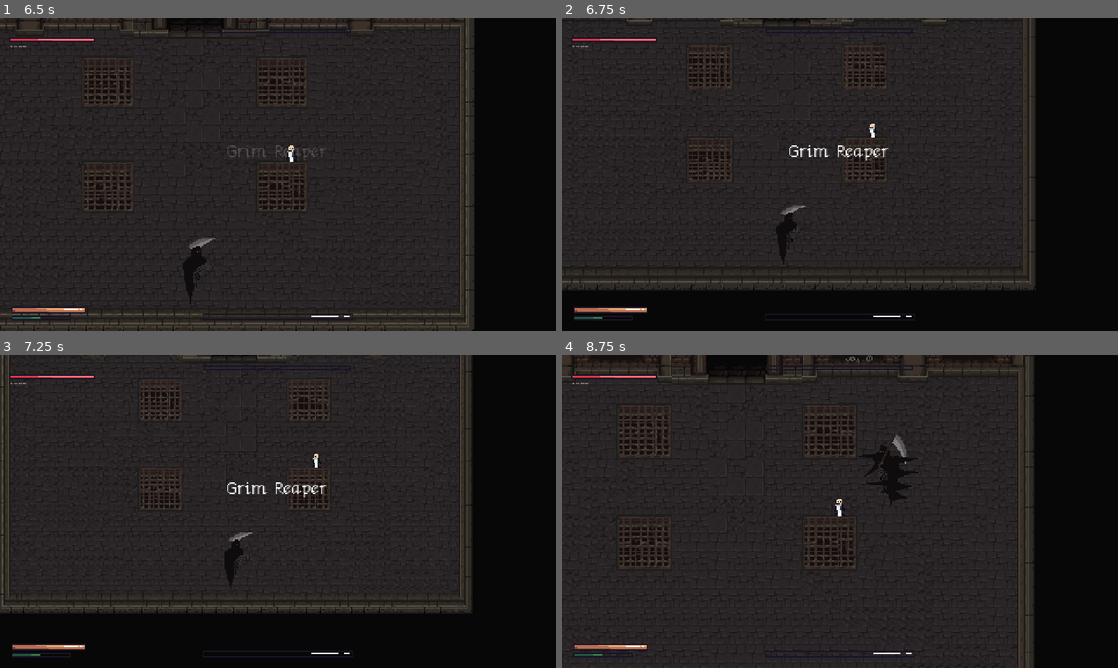
Above: before the commit, frames 1-4 (two rows, left to right).
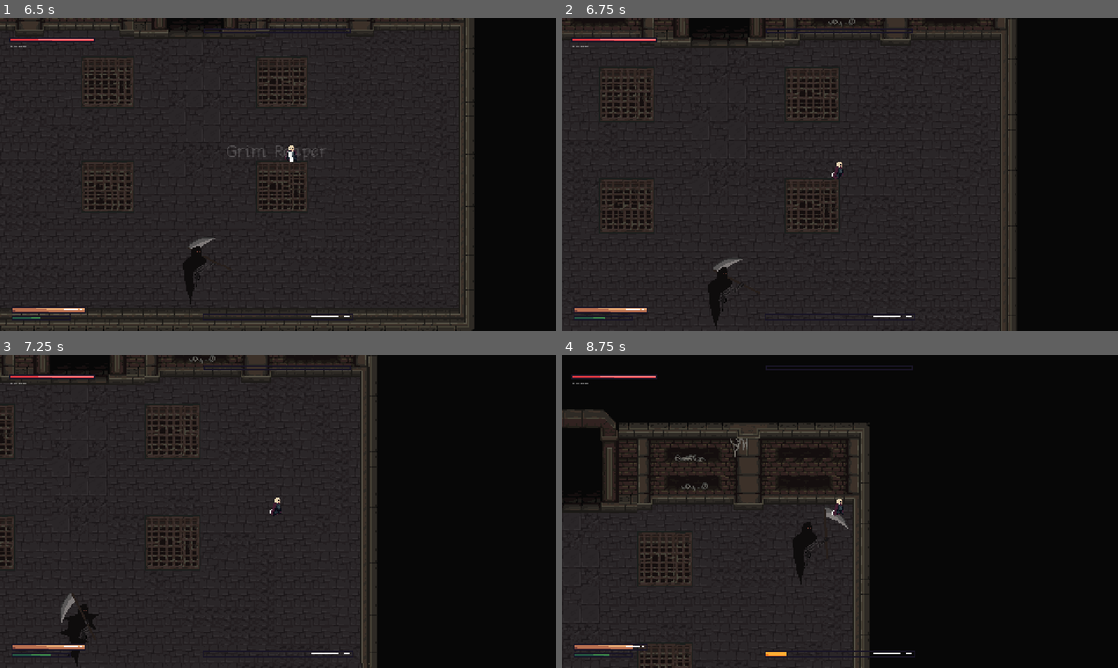
Above: after the commit, the same moments.

Repository: vyskof/parrybound
Game: Godot game, scene res://ui/main_menu.tscn
Same seed, same stepped clock (60 frames per second), same inputs: the game is played once before the commit and once after it.
Inputs (mouse positions are in pixels of both pictures, inside the frame that each line leads up to):
- Up to frame 1 (6.5 s): click "New Game" at 0.5 s; move the mouse to (400, 158) at 1.27 s; hold Right (ui_right) 1.28-2.03 s; click (400, 158) at 1.35 s; tap Space (dodge) at 1.55, 2.1, 3.8, 4.35, 6.05 s; move the mouse to (166, 190) at 2.02 s; hold Down (ui_down) 2.03-2.78 s; right-click (166, 190) at 2.3 s; move the mouse to (333, 105) at 2.77 s; hold Right (ui_right) 2.78-3.53 s; hold Right mouse button (parry) 2.78-3.53 s; click (333, 105) at 3.05 s; move the mouse to (250, 237) at 3.52 s; hold Up (ui_up) 3.53-4.28 s; click (250, 237) at 3.6 s; move the mouse to (444, 221) at 4.27 s; hold Right mouse button (parry) 4.28-5.03 s; hold Left (ui_left) 4.28-5.78 s; move the mouse to (111, 127) at 5.02 s; tap E (interact) at 5.1 s; click (111, 127) at 5.3 s; move the mouse to (305, 174) at 5.77 s; hold Down (ui_down) from 5.78 s (still down); hold Right mouse button (parry) from 5.78 s (still down)
- Up to frame 2 (6.75 s): move the mouse to (756, 96) at 6.52 s; release Down (ui_down) at 6.53 s; release Right mouse button (parry) at 6.53 s; hold Right (ui_right) from 6.53 s (still down); click (756, 96) at 6.6 s
- Up to frame 3 (7.25 s): keep holding Right (ui_right); right-click (194, 433) at 6.8 s
- Up to frame 4 (8.75 s): move the mouse to (962, 495) at 7.27 s; release Right (ui_right) at 7.28 s; hold Up (ui_up) 7.28-8.03 s; tap Space (dodge) at 7.35, 8.3 s; click (962, 495) at 7.55 s; move the mouse to (728, 527) at 8.02 s; hold Right (ui_right) from 8.03 s (still down); right-click (728, 527) at 8.1 s

Frame 1 is identical in both runs. In frame 2, 17% of the frame differs, in the area x 0-85%, y 0-100%; in frame 3, 28%; in frame 4, 41%.

Commit message:
skip animace, break armor u golema, ...

Diff:
--- a/boss - Reaper/idle.gd
+++ b/boss - Reaper/idle.gd
@@ -25,7 +25,7 @@
 	_play_intro()
 
 func _play_intro() -> void:
-	await EncounterDirector.play_intro(owner, BOSS_DISPLAY_NAME)
+	await EncounterDirector.play_intro(owner, BOSS_DISPLAY_NAME, owner.boss_id)
 	_boss_active = true
 
 func transition():
--- a/boss - golem/golem_boss.gd
+++ b/boss - golem/golem_boss.gd
@@ -1,8 +1,14 @@
 extends BossBase
 
 const Hit_effect := preload("res://effects/hit_effect.tscn")
+const ArmorBreakSparks := preload("res://effects/deflect_sparks_effect.tscn")
+
+const ARMOR_MAX_HEALTH:          float = 60.0
+const ARMOR_BREAK_POSTURE_BURST: float = 25.0
 
 var DEF: int = 0
+var armor_health: float = 0.0
+var armor_used: bool = false
 
 func _on_boss_ready() -> void:
 	boss_id = "golem"
@@ -18,13 +24,43 @@
 	$Sprite2D.flip_h = direction.x < 0
 
 func _calculate_damage(raw_damage: float, _combat_data: CombatData = null, _hitbox: Hitbox = null) -> float:
+	if DEF > 0:
+		_damage_armor(raw_damage)
 	return maxf(0.0, raw_damage - DEF)
 
 func _on_boss_hit(_combat_data: CombatData) -> void:
 	_spawn_effect(Hit_effect, $Sprite2D.global_position)
-	if stats.health <= stats.max_health /2.0 and DEF == 0:
-		DEF = 5
+	if stats.health <= stats.max_health / 2.0 and DEF == 0 and not armor_used:
+		armor_used   = true
+		DEF          = 5
+		armor_health = ARMOR_MAX_HEALTH
 		_state_machine.change_state("ArmorBuff")
+
+func _damage_armor(raw_damage: float) -> void:
+	armor_health = maxf(0.0, armor_health - raw_damage)
+	if armor_health <= 0.0:
+		_break_armor()
+
+func _break_armor() -> void:
+	DEF = 0
+	stats.posture = minf(stats.posture + ARMOR_BREAK_POSTURE_BURST, stats.max_posture)
+	_play_armor_break_feedback()
+
+func _play_armor_break_feedback() -> void:
+	var sparks := ArmorBreakSparks.instantiate()
+	get_parent().add_child(sparks)
+	sparks.global_position = $Sprite2D.global_position
+	sparks.init(Color(0.75, 0.75, 0.8, 1.0), 2.0, 1.4)
+
+	var cam := _player.get_node_or_null("Camera2D") if is_instance_valid(_player) else null
+	if cam and cam.has_method("shake"):
+		cam.shake(2.0)
+
+	if _visual:
+		var tween := create_tween()
+		tween.tween_property(_visual, "scale", Vector2(1.2, 0.8), 0.1).set_trans(Tween.TRANS_SINE)
+		tween.tween_property(_visual, "scale", Vector2.ONE, 0.3)\
+			.set_trans(Tween.TRANS_ELASTIC).set_ease(Tween.EASE_OUT)
 
 func _spawn_effect(scene: PackedScene, pos: Vector2) -> void:
 	var effect := scene.instantiate() as Node2D
--- a/boss - golem/idle.gd
+++ b/boss - golem/idle.gd
@@ -24,7 +24,7 @@
 	_play_intro()
 
 func _play_intro() -> void:
-	await EncounterDirector.play_intro(owner, BOSS_DISPLAY_NAME)
+	await EncounterDirector.play_intro(owner, BOSS_DISPLAY_NAME, owner.boss_id)
 	_boss_active = true
 
 func transition():
--- a/character/camera_2d.gd
+++ b/character/camera_2d.gd
@@ -7,8 +7,10 @@
 	offset = Vector2.ZERO
 
 
-func play_boss_intro(boss_position: Vector2, hold_duration: float = 1.2) -> void:
-	var original_local_position := position
+var _intro_original_position: Vector2 = Vector2.ZERO
+
+func build_boss_intro_tween(boss_position: Vector2, hold_duration: float = 1.2) -> Tween:
+	_intro_original_position = position
 	var start_global := global_position
 
 	top_level = true
@@ -30,7 +32,15 @@
 	tween.parallel().tween_property(self, "zoom", Vector2.ONE, 0.5)\
 		.set_trans(Tween.TRANS_SINE).set_ease(Tween.EASE_IN)
 
-	await tween.finished
+	tween.finished.connect(_restore_after_intro)
+	return tween
 
+func skip_boss_intro(tween: Tween) -> void:
+	if is_instance_valid(tween):
+		tween.kill()
+	_restore_after_intro()
+
+func _restore_after_intro() -> void:
 	top_level = false
-	position = original_local_position
+	position = _intro_original_position
+	zoom = Vector2.ONE
--- a/character/character.gd
+++ b/character/character.gd
@@ -640,3 +640,6 @@
 	_is_intro_locked = true
 	await get_tree().create_timer(duration, true, false, true).timeout
 	_is_intro_locked = false
+
+func skip_intro_lock() -> void:
+	_is_intro_locked = false
--- a/effects/boss_intro_label.gd
+++ b/effects/boss_intro_label.gd
@@ -1,6 +1,7 @@
 extends CanvasLayer
 
 @onready var _label: Label = $Label
+var _finished: bool = false
 
 func set_boss_name(display_name: String) -> void:
 	_label.text = display_name
@@ -13,8 +14,16 @@
 	await tween_in.finished
 
 	await get_tree().create_timer(1.0, true, false, true).timeout
+	_fade_out_and_free(0.5)
 
+func skip() -> void:
+	_fade_out_and_free(0.15)
+
+func _fade_out_and_free(duration: float) -> void:
+	if _finished:
+		return
+	_finished = true
 	var tween_out := create_tween()
-	tween_out.tween_property(_label, "modulate:a", 0.0, 0.5).set_trans(Tween.TRANS_SINE)
+	tween_out.tween_property(_label, "modulate:a", 0.0, duration).set_trans(Tween.TRANS_SINE)
 	await tween_out.finished
 	queue_free()
--- /dev/null
+++ b/effects/posture_arc.gd
@@ -0,0 +1,24 @@
+class_name PostureArc extends Node2D
+
+@export var radius: float = 14.0
+@export var arc_width: float = 3.0
+@export var background_color: Color = Color(0.15, 0.15, 0.15, 0.55)
+@export var fill_color: Color = Color(1.0, 0.85, 0.15, 1.0)
+@export var critical_color: Color = Color(1.0, 0.25, 0.2, 1.0)
+@export var critical_threshold: float = 0.75
+
+var _ratio: float = 0.0
+
+func set_posture_ratio(ratio: float) -> void:
+	_ratio = clampf(ratio, 0.0, 1.0)
+	visible = _ratio > 0.0
+	queue_redraw()
+
+func _draw() -> void:
+	if _ratio <= 0.0:
+		return
+	draw_arc(Vector2.ZERO, radius, 0.0, TAU, 32, background_color, arc_width, true)
+	var start_angle := -PI / 2.0
+	var end_angle := start_angle + TAU * _ratio
+	var color := critical_color if _ratio >= critical_threshold else fill_color
+	draw_arc(Vector2.ZERO, radius, start_angle, end_angle, 32, color, arc_width, true)
--- /dev/null
+++ b/effects/posture_arc.tscn
@@ -0,0 +1,6 @@
+[gd_scene format=3 uid="uid://uk453iijft5b"]
+
+[ext_resource type="Script" uid="uid://djv6w3ctcq1d6" path="res://effects/posture_arc.gd" id="1_b41ps"]
+
+[node name="PostureArc" type="Node2D" unique_id=1874882248]
+script = ExtResource("1_b41ps")
--- a/saving_system/game_manager.gd
+++ b/saving_system/game_manager.gd
@@ -53,6 +53,7 @@
 			"current_scene":  "res://world.tscn",
 			"spawn_point":    "default",       # jméno Node2D spawn markeru ve scéně
 			"defeated_bosses": [],             # ["grim_reaper", "golem", ...]
+			"seen_intros":    [],              # # ["grim_reaper", "golem", ...] — boss intro cutscéna se přehraje jen jednou
 			"unlocked_portals": [],            # pro budoucí použití
 			"visited_areas":   []              # pro budoucí mapy / fast travel
 		},
@@ -179,6 +180,19 @@
 
 func is_boss_defeated(boss_id: String) -> bool:
 	return boss_id in save_data["world"].get("defeated_bosses", [])
+
+func mark_intro_seen(boss_id: String) -> void:
+	if not save_data.has("world"):
+		return
+	var seen: Array = save_data["world"].get("seen_intros", [])
+	if boss_id not in seen:
+		seen.append(boss_id)
+		save_data["world"]["seen_intros"] = seen
+
+func has_seen_intro(boss_id: String) -> bool:
+	if not save_data.has("world"):
+		return false
+	return boss_id in save_data["world"].get("seen_intros", [])
 
 # ─────────────────────────────────────────────────────────────────────────────
 #  Aplikace save dat na entitiy po načtení scény
--- a/shared(other)/boss_base.gd
+++ b/shared(other)/boss_base.gd
@@ -19,12 +19,15 @@
 var _posture_bar: Node
 
 @onready var _visual: Node2D = find_child("*Sprite2D", true, false)
+@onready var _posture_arc: Node = get_node_or_null("PostureArc")
 
 func _ready() -> void:
 	_player = get_tree().get_first_node_in_group("player")
 	stats.health = stats.max_health
 	stats.posture  = 0.0
 	stats.posture_broken.connect(_on_posture_broken)
+	stats.posture_changed.connect(_update_posture_lean)
+	stats.posture_changed.connect(_update_posture_arc)
 	stats.health_changed.connect(_on_health_changed)
 	stats.no_health.connect(_on_no_health)
 	_hurtbox.hurt.connect(_on_hurt)
@@ -112,6 +115,8 @@
 	var posture_bar := get_node_or_null("UI/TexturePostureBar")
 	if hp_bar: hp_bar.visible = false
 	if posture_bar: posture_bar.visible = false
+	if _posture_arc and _posture_arc.has_method("set_posture_ratio"):
+		_posture_arc.set_posture_ratio(0.0)
 	_state_machine.change_state("Death")
 	GameManager.mark_boss_defeated(boss_id)
 	GameManager.save_to_slot()
@@ -143,3 +148,8 @@
 	var lean_angle: float = deg_to_rad(6.0) * ratio
 	var tween := create_tween()
 	tween.tween_property(_visual, "rotation", lean_angle, 0.25).set_trans(Tween.TRANS_SINE)
+
+func _update_posture_arc(new_posture: float) -> void:
+	if not _posture_arc or not _posture_arc.has_method("set_posture_ratio"):
+		return
+	_posture_arc.set_posture_ratio(new_posture / float(stats.max_posture))
--- a/shared(other)/encounter_director.gd
+++ b/shared(other)/encounter_director.gd
@@ -1,11 +1,17 @@
 extends Node
 
 const BossIntroLabel := preload("res://effects/boss_intro_label.tscn")
+const SKIP_ACTIONS := ["attack", "parry", "dodge"]
 
-func play_intro(boss: Node2D, boss_name: String) -> void:
+func play_intro(boss: Node2D, boss_name: String, boss_id: String) -> void:
 	var player := get_tree().get_first_node_in_group("player")
 	if not is_instance_valid(player) or not is_instance_valid(boss):
 		return
+
+	if GameManager.has_seen_intro(boss_id):
+		return   # už viděno — boss se aktivuje okamžitě, žádná cutscéna
+
+	GameManager.mark_intro_seen(boss_id)
 
 	if player.has_method("lock_for_intro"):
 		player.lock_for_intro(2.4)
@@ -16,5 +22,23 @@
 		label.set_boss_name(boss_name)
 
 	var camera := player.get_node_or_null("Camera2D")
-	if camera and camera.has_method("play_boss_intro"):
-		await camera.play_boss_intro(boss.global_position)
+	if not camera or not camera.has_method("build_boss_intro_tween"):
+		return
+
+	var tween: Tween = camera.build_boss_intro_tween(boss.global_position)
+
+	while is_instance_valid(tween) and tween.is_valid() and tween.is_running():
+		if _skip_requested():
+			camera.skip_boss_intro(tween)
+			if is_instance_valid(label) and label.has_method("skip"):
+				label.skip()
+			if player.has_method("skip_intro_lock"):
+				player.skip_intro_lock()
+			return
+		await get_tree().process_frame
+
+func _skip_requested() -> bool:
+	for action in SKIP_ACTIONS:
+		if Input.is_action_just_pressed(action):
+			return true
+	return false
Not shown, added: effects/posture_arc.gd.uid
